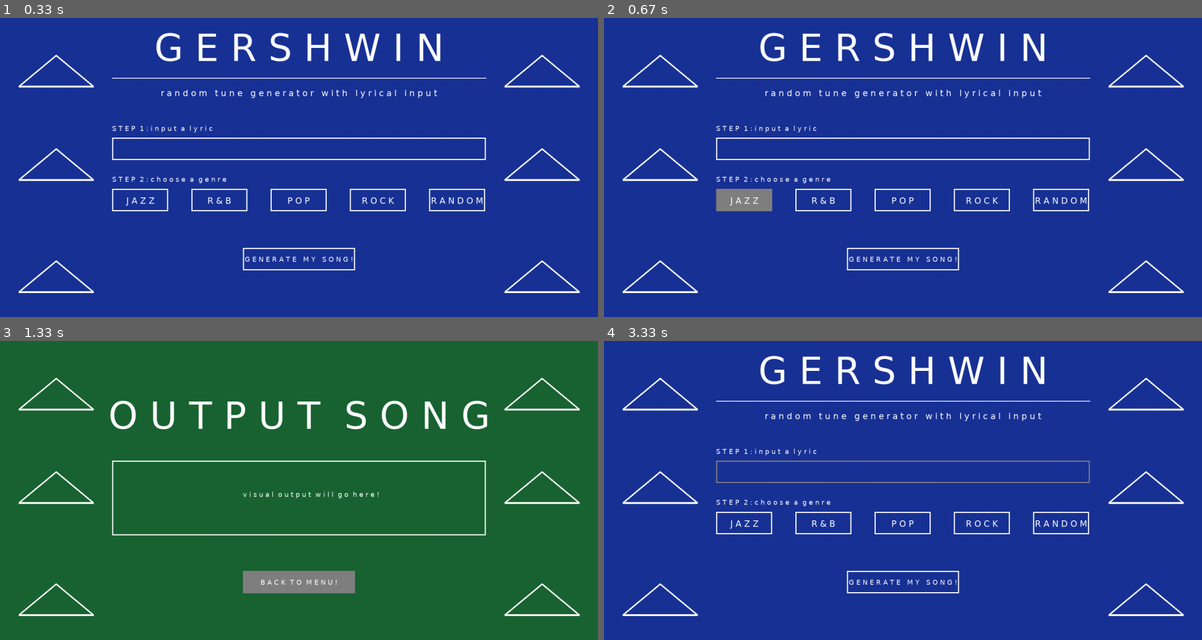
Above: before the commit, frames 1-4 (two rows, left to right).
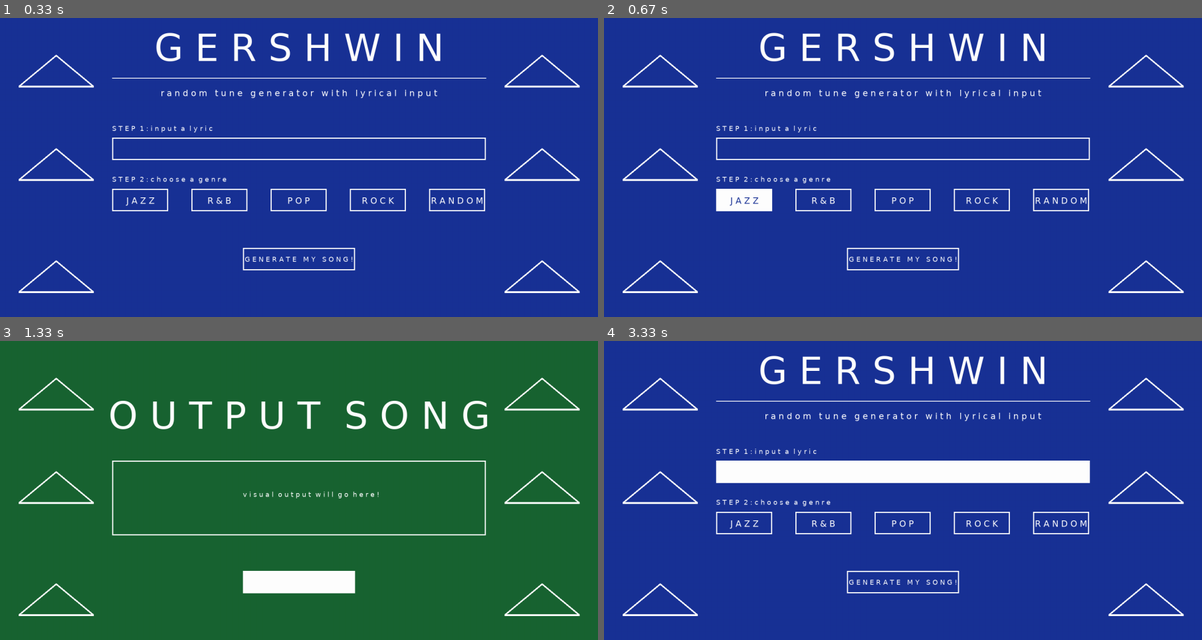
Above: after the commit, the same moments.

Repository: sd19spring/GERSHWIN
Game: pygame game, started from framework.py
The game is run twice, just before and just after one commit, with the same random seed, the same clock (stepped at 60 frames per second) and the same inputs.
Inputs (mouse positions are in pixels of both pictures, inside the frame that each line leads up to):
- Up to frame 1 (0.33 s): no input
- Up to frame 2 (0.67 s): click "J A Z Z" at 0.38 s
- Up to frame 3 (1.33 s): click (304, 508) at 0.72 s; click "G E N E R A T E M Y S O N G !" at 1.05 s
- Up to frame 4 (3.33 s): click (1124, 595) at 1.38 s; click "B A C K T O M E N U !" at 2.72 s; click (1022, 466) at 3.05 s

Frame 1 is identical in both runs. In frame 2, 0.7% of the frame differs, in the area x 18-29%, y 57-65%; in frame 3, 1.4%; in frame 4, 4.7%, in the area x 18-82%, y 40-48%.

Commit message:
Reverse button color

Diff:
--- a/framework.py
+++ b/framework.py
@@ -139,38 +139,47 @@
         desc = medfont.render('r a n d o m   t u n e   g e n e r a t o r   w i t h   l y r i c a l   i n p u t', True, white)
         desc_rect = desc.get_rect(center=(s_width/2, s_height/4))
         screen.blit(desc,desc_rect)
+        ran = list(range(300, s_width-300, 212))
 
         (a, b) = pygame.mouse.get_pos()
         #step 1
         if a > 300 and a < 1300 and b > (s_height/2.5) and b < (s_height/2.5)+60:
-            pygame.draw.rect(screen,grey,[300, s_height/2.5,1000,60],3)
+            pygame.draw.rect(screen,white,[300, s_height/2.5,1000,60],0)
+
         else:
             pygame.draw.rect(screen,white,[300, s_height/2.5,1000,60],3)
+
+        for x in range(0,len(g_list)):
+                    genre = medfont.render(g_list[x], True, white)
+                    genre_rect = genre.get_rect(center=(ran[x]+75, s_height/1.64))
+                    screen.blit(genre,genre_rect)
         step1 = smallfont.render('S T E P  1 : i n p u t  a  l y r i c', True, white)
         screen.blit(step1,(300,s_height/2.8))
 
         #step 2
-        ran = list(range(300, s_width-300, 212))
+        #x = 0, 1...
+        #i = 300, 512...
+        #212x+300=i -> (i-300)/212 = x
         for i in ran:
             if a>i and a<i+150 and b>(s_height/1.75) and b < (s_height/1.75)+60:
-                pygame.draw.rect(screen,grey,[i, s_height/1.75, 150, 60],0)
+                pygame.draw.rect(screen,white,[i, s_height/1.75, 150, 60],0)
+                x = int((i-300)/212)
+                genre = medfont.render(g_list[x], True, darkblue)
+                genre_rect = genre.get_rect(center=(ran[x]+75, s_height/1.64))
+                screen.blit(genre,genre_rect)
             else:
                 pygame.draw.rect(screen,white,[i, s_height/1.75, 150, 60], 3)
 
-        for x in range(0,len(g_list)):
-                genre = medfont.render(g_list[x], True, white)
-                genre_rect = genre.get_rect(center=(ran[x]+75, s_height/1.64))
-                screen.blit(genre,genre_rect)
-
         step2 = smallfont.render('S T E P  2 : c h o o s e  a  g e n r e', True, white)
         screen.blit(step2,(300, s_height/1.9))
 
         #step 3
         if a > 650 and a < 950 and b > (s_height/1.3) and b < (s_height/1.3)+60:
-            pygame.draw.rect(screen,grey,[650, s_height/1.3,300,60],0)
+            pygame.draw.rect(screen,white,[650, s_height/1.3,300,60],0)
+            step3 = smallfont.render('G E N E R A T E   M Y   S O N G !', True, darkblue)
         else:
             pygame.draw.rect(screen,white,[650, s_height/1.3,300,60],3)
-        step3 = smallfont.render('G E N E R A T E   M Y   S O N G !', True, white)
+            step3 = smallfont.render('G E N E R A T E   M Y   S O N G !', True, white)
         s3_rect = step3.get_rect(center=(s_width/2, s_height/1.24))
         screen.blit(step3,s3_rect)
 
@@ -208,7 +217,7 @@
 
         (a, b) = pygame.mouse.get_pos()
         if a > 650 and a < 950 and b > (s_height/1.3) and b < (s_height/1.3)+60:
-            pygame.draw.rect(screen,grey,[650, s_height/1.3,300,60],0)
+            pygame.draw.rect(screen,white,[650, s_height/1.3,300,60],0)
         else:
             pygame.draw.rect(screen,white,[650, s_height/1.3,300,60],3)
         step3 = smallfont.render('B A C K  T O  M E N U !', True, white)
